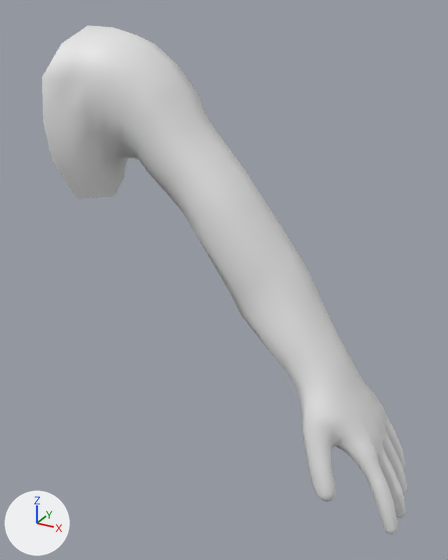
Two versions of the Blender file Bodies/Bodies_Human/Bodies_Human_Males/Body_Human_Male_Normal/Body_Human_Male_Normal_ArmLeft.blend, one commit apart.
Both versions are drawn from a 50 mm lens placed at (0.779, -0.738, 1.51), pointed at (0.376, -0.006, 1.144). The axes (+X, +Y, +Z) are drawn at lower left. The lights are the same throughout. The picture after the commit comes second.

The first picture shows 'Body_Human_Male_Normal_ArmLeft'.
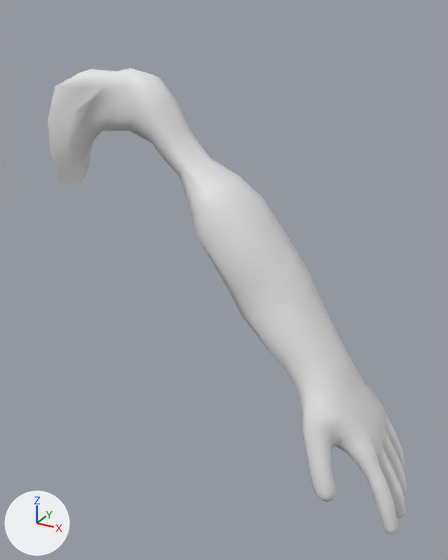
The newer file adds a shape key; the second version is drawn at full value of the shape key 'BlendShape_Sleeves_RolledUp' of 'Body_Human_Male_Normal_ArmLeft', and the change is written as the vertex moves it makes.

Changed parts and their boxes [x1, y1, x2, y2] in the pictures (448 x 560 px; the box of a moved part takes in the faces that stretch with it):
'Body_Human_Male_Normal_ArmLeft', reshaped (8% shorter): before [42, 25, 408, 534]; after [48, 68, 408, 534]
part 1 of me_body_human_male_normal_armleft, moved or reshaped: before [42, 25, 263, 236]; after [48, 68, 263, 234]

Patch to the scene script:
```diff
--- a/Bodies/Bodies_Human/Bodies_Human_Males/Body_Human_Male_Normal/Body_Human_Male_Normal_ArmLeft.blend.py
+++ b/Bodies/Bodies_Human/Bodies_Human_Males/Body_Human_Male_Normal/Body_Human_Male_Normal_ArmLeft.blend.py
@@ me_body_human_male_normal_armleft @@
 # used by ob_body_human_male_normal_armleft; location = (0.0, 0.0, 0.0)
-me_body_human_male_normal_armleft.from_pydata(...)  # 765 vertices, 809 faces; spans x 0.13..0.676, y -0.091..0.102, z 0.821..1.487
+me_body_human_male_normal_armleft.from_pydata(...)  # 765 vertices, 809 faces; spans x 0.099..0.676, y -0.091..0.09, z 0.821..1.431
+# me_body_human_male_normal_armleft part 1: 108 of 765 vertices moved; they spanned x 0.13..0.387, y -0.091..0.102, z 1.227..1.487 and now span x 0.099..0.378, y -0.049..0.061, z 1.237..1.431; mean shift (-0.012, 0.0, -0.001); largest move (0.178, -0.048, 1.277) -> (0.122, -0.028, 1.289)
```
